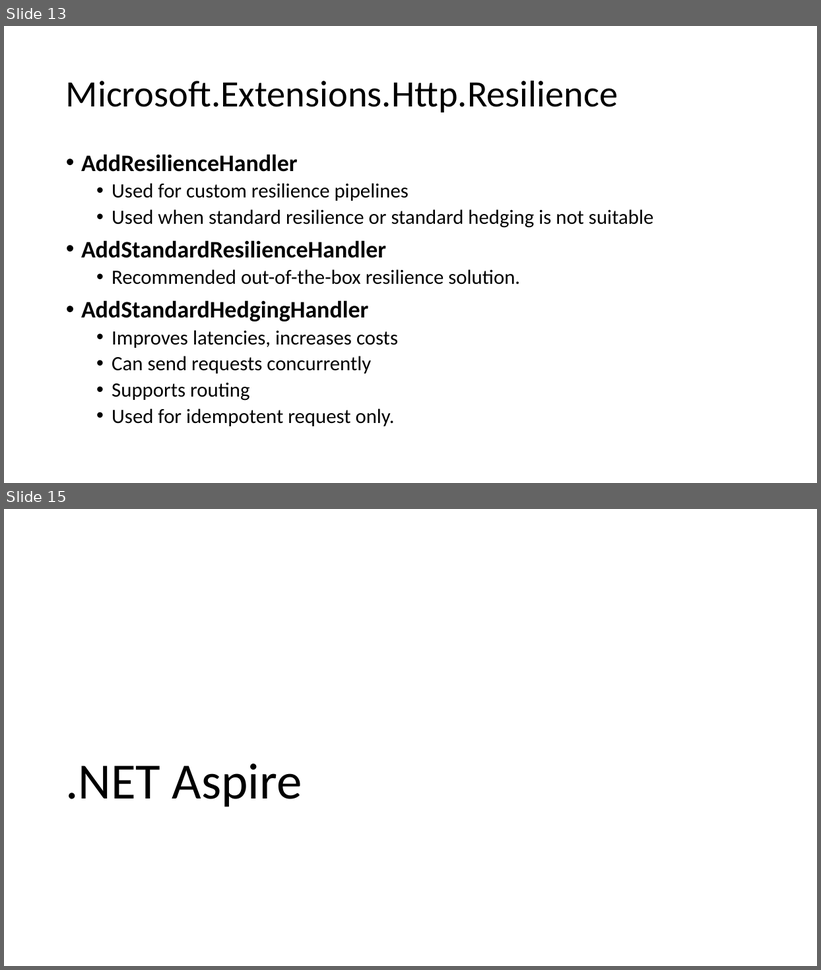
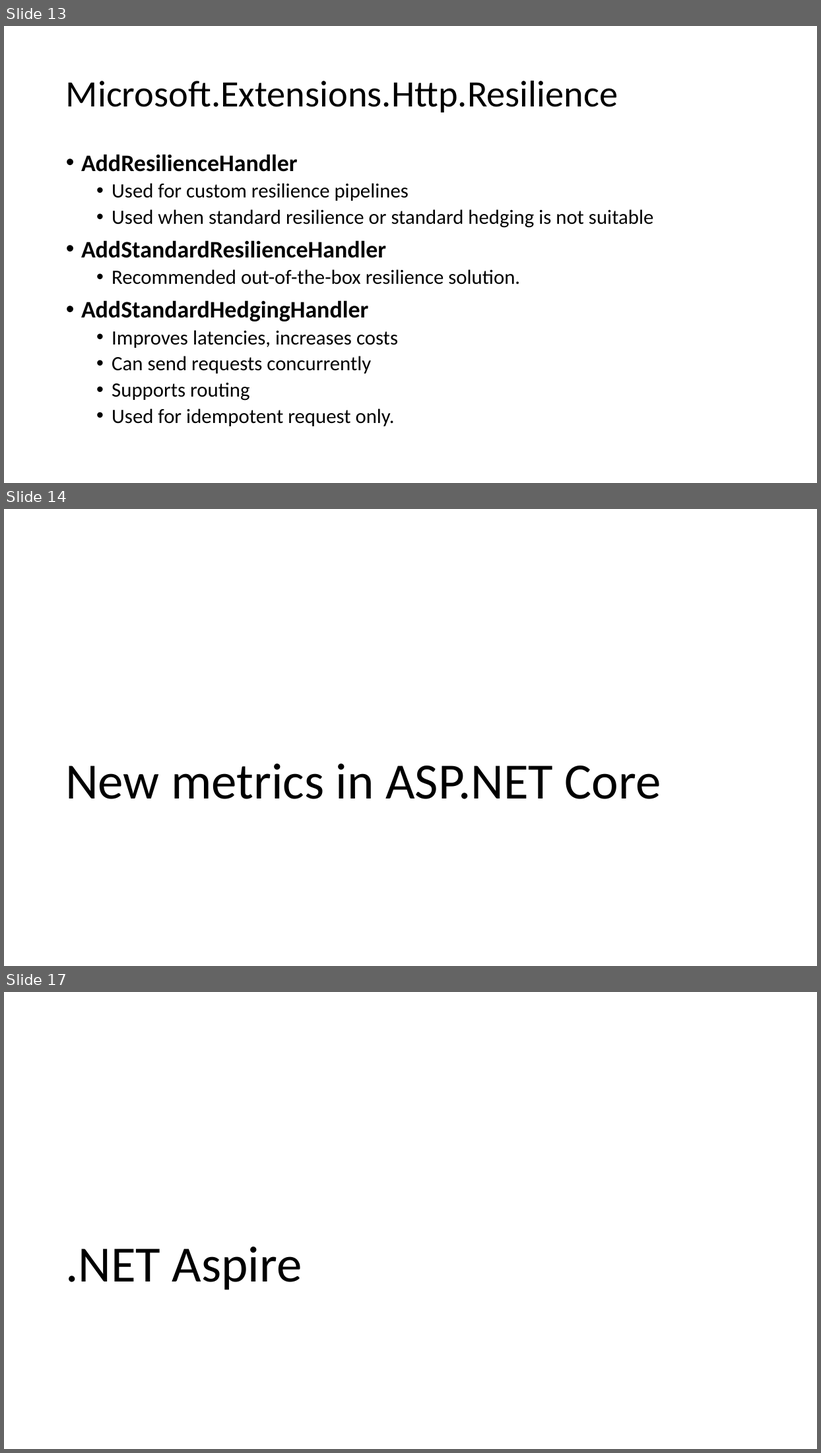
Before and after one commit to willvelida/talks, a slide deck: whats-new-cloud-native-dev-dotnet8/slide_deck.pptx. Shown one above the other, each under a label of ours: slides 13 and 15 before the commit, slides 13, 14 and 17 after it; the slides between them are not shown. The pictures are 821x970 and 821x1453 pixels, drawn with LibreOffice and Linux fonts; fonts in the diff are those of the drawing. Boxes give left, top, right and bottom in pixels: in the first picture for what was removed or moved away, otherwise in the second. Text is boxed around its words. In the diff, an @@ line names an element or a change of style, - is before the commit and + after.

```diff
--- a/whats-new-cloud-native-dev-dotnet8/slide_deck.pptx
+++ b/whats-new-cloud-native-dev-dotnet8/slide_deck.pptx
@@ slide 14 added at (4,509,817,966), background #FFFFFF @@
@@ title added at (65,764,661,799), 60 pt, text #000000 @@
+New metrics in ASP.NET Core
@@ what was slide 15 is now slide 17 @@
```
Also in this commit, not shown: 1 slide changed, 2 other slides added, 1 slide removed, 2 other files.
